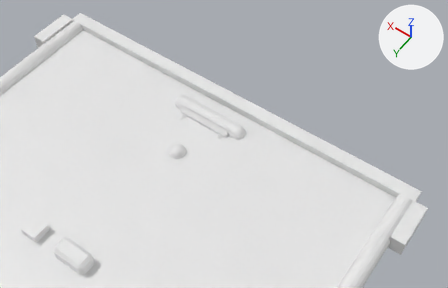
The Blender file assets_src/blend/scene_models_2.blend: old version first, new version second.
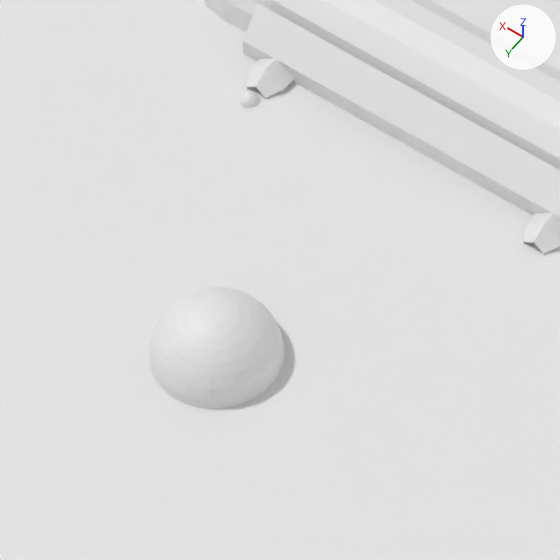
Each version is shown whole from a 50 mm camera at (-1.466, 0.762, 2.822) aimed at (-0.177, -1.042, -0.014), then close up on the part from 33% to 49% of the width and 37% to 62% of the height. The lights are fixed; the arrows at upper right show +X, +Y and +Z.

Objects in the first close-up: 'entity_background', 'entity_ball', 'entity_paddle', 'entity_turret'.
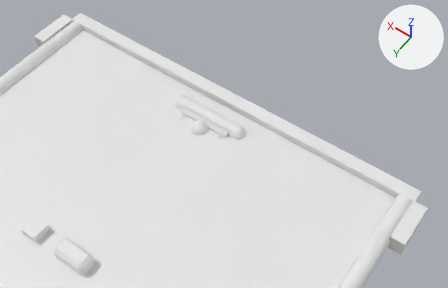
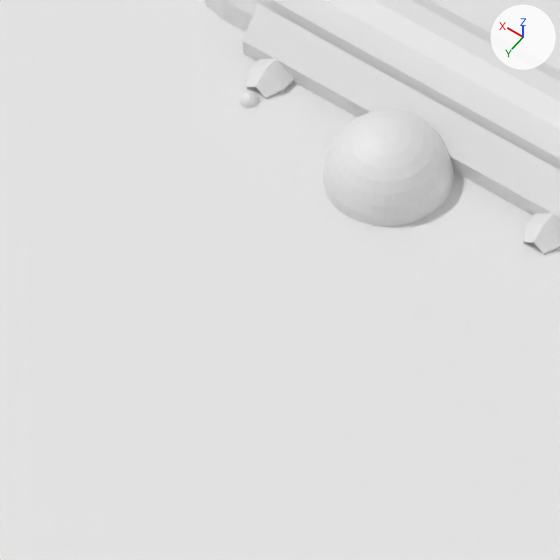
Pixel boxes (x1, y1, x2, y2) of what changed, in the close-ups (560 x 560 px):
'entity_ball', moved
    before: (150, 287, 285, 409)
    after: (323, 110, 454, 227)

Edits to the bpy script that builds the scene:
```text
Change ob_entity_ball:
    ob_entity_ball.location: (0.0, -0.8326, 0.0) -> (0.0, -1.0426, 0.0)
```
